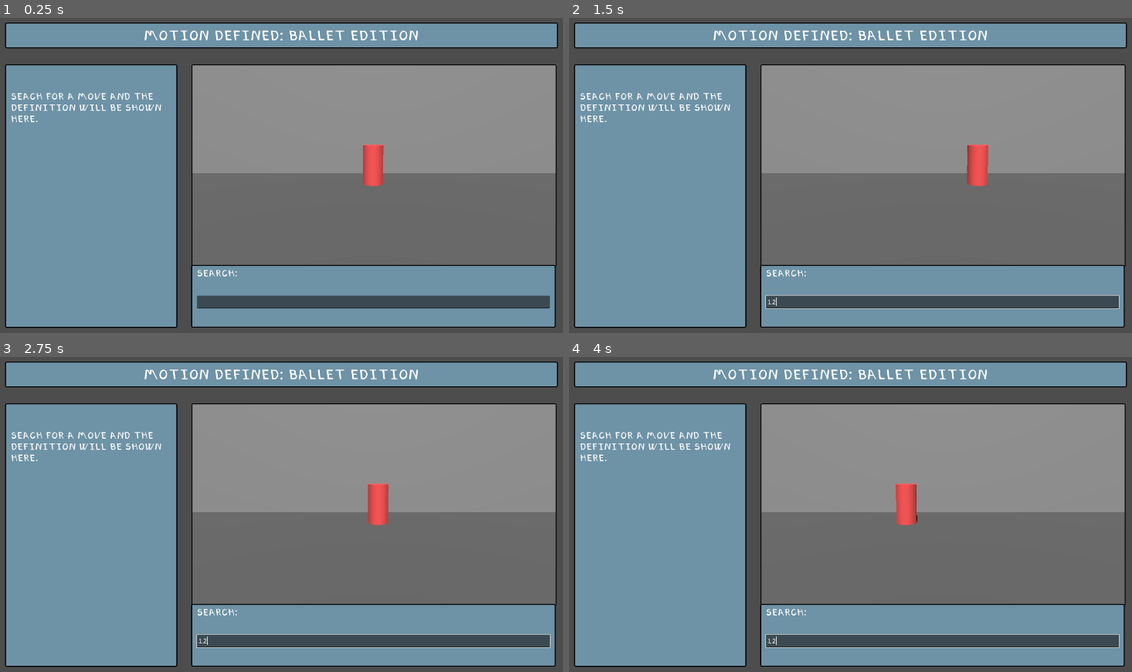
Above: before the commit, frames 1-4 (two rows, left to right).
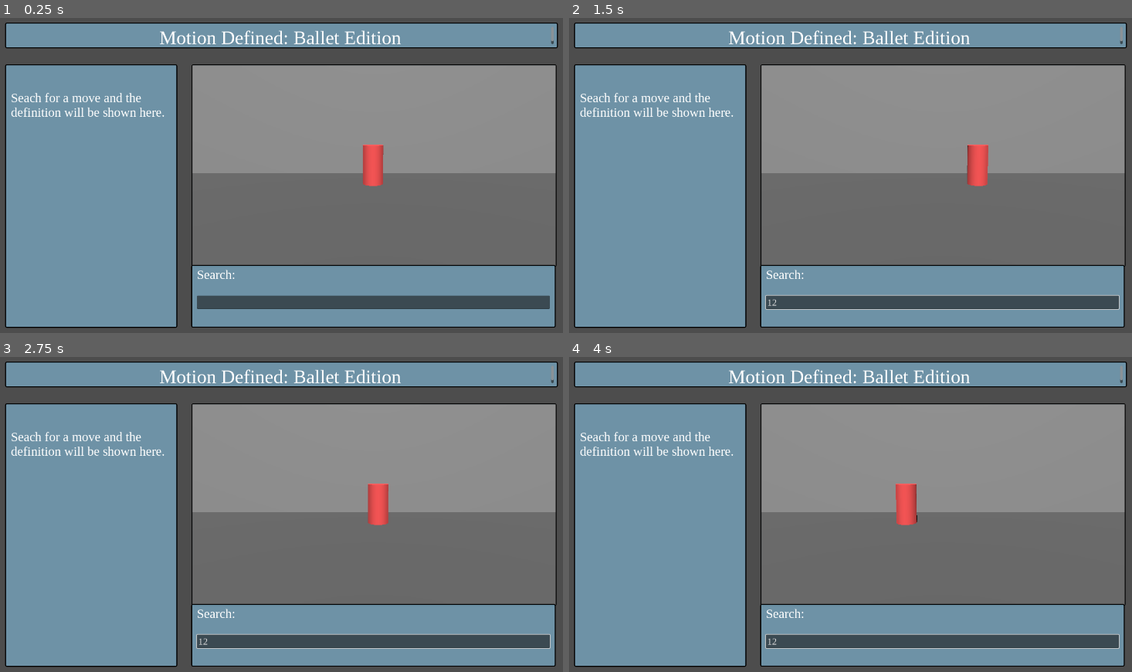
Above: after the commit, the same moments.

Repository: Makarose/Motion-Defined-Ballet-Edition
Game: Godot game, scene res://Scenes/main_scene.tscn
Two runs of this game, one before a commit and one after it. Both use one fixed random seed, a clock stepped at 60 frames per second and the inputs below.
Inputs (mouse positions are in pixels of both pictures, inside the frame that each line leads up to):
- Up to frame 1 (0.25 s): no input
- Up to frame 2 (1.5 s): click (940, 301) at 0.52 s; type "12" at 0.6 s
- Up to frame 3 (2.75 s): no input
- Up to frame 4 (4 s): no input

The runs differ from the first frame. In frame 1, 2.4% of the frame differs, in the area x 1-99%, y 2-93%; in frame 2, 2.6%; in frame 3, 2.6%; in frame 4, 2.6%.

Commit message:
Changed font to Tinos. Removed scrolling function on some of the text.

Diff:
--- a/Definition Resources/ballet_moves_database.tres
+++ b/Definition Resources/ballet_moves_database.tres
@@ -3,7 +3,7 @@
 [ext_resource type="Script" path="res://Scripts/ballet_move.gd" id="1_ipguh"]
 [ext_resource type="Script" path="res://Scripts/ballet_move_database.gd" id="2_bky2k"]
 [ext_resource type="Resource" uid="uid://cd671jfyx6un6" path="res://Definition Resources/pirouette.tres" id="2_nkdjm"]
-[ext_resource type="Resource" uid="uid://8jbmjwg50bxc" path="res://Definition Resources/plies.tres" id="3_kchqs"]
+[ext_resource type="Resource" uid="uid://8jbmjwg50bxc" path="res://Definition Resources/plie.tres" id="3_kchqs"]
 [ext_resource type="Resource" uid="uid://dlf6qrws6i6f2" path="res://Definition Resources/saute.tres" id="4_l70os"]
 
 [resource]
--- a/Definition Resources/plies.tres
+++ b/Definition Resources/plie.tres
@@ -1,8 +1,8 @@
 [gd_resource type="Resource" script_class="BalletMove" load_steps=2 format=3 uid="uid://8jbmjwg50bxc"]
 
-[ext_resource type="Script" path="res://Scripts/ballet_move.gd" id="1_s58qe"]
+[ext_resource type="Script" path="res://Scripts/ballet_move.gd" id="1_w24xy"]
 
 [resource]
-script = ExtResource("1_s58qe")
-name = "Plie"
+script = ExtResource("1_w24xy")
+name = "Plié"
 definition = "Bending of the knees."
--- a/Scenes/ui_scene.tscn
+++ b/Scenes/ui_scene.tscn
@@ -72,6 +72,7 @@
 theme_type_variation = &"HeaderLarge"
 theme_override_font_sizes/normal_font_size = 40
 bbcode_enabled = true
+scroll_active = false
 
 [node name="MarginContainerText" type="MarginContainer" parent="CanvasLayer/Definitions/MarginContainerTextMain/VBoxContainer"]
 layout_mode = 2
@@ -114,12 +115,14 @@
 theme_type_variation = &"HeaderLarge"
 theme_override_font_sizes/normal_font_size = 40
 text = "Search:"
+scroll_active = false
 autowrap_mode = 2
 
 [node name="SelectedMove" type="RichTextLabel" parent="CanvasLayer/Search/MarginContainerText/VBoxContainer"]
 custom_minimum_size = Vector2(0, 40)
 layout_mode = 2
 theme_override_font_sizes/normal_font_size = 40
+scroll_active = false
 
 [node name="LineEdit" type="LineEdit" parent="CanvasLayer/Search/MarginContainerText/VBoxContainer"]
 custom_minimum_size = Vector2(0, 40)
--- a/project.godot
+++ b/project.godot
@@ -22,4 +22,4 @@
 
 [gui]
 
-theme/custom_font="res://Fonts/Jatoba_fonte-Regular.ttf"
+theme/custom_font="res://Fonts/Tinos-Regular.ttf"
Binary file added: Fonts/Tinos-Bold.ttf
Not shown, added: Fonts/Tinos-Bold.ttf.import
Binary file added: Fonts/Tinos-Regular.ttf
Not shown, added: Fonts/Tinos-Regular.ttf.import
